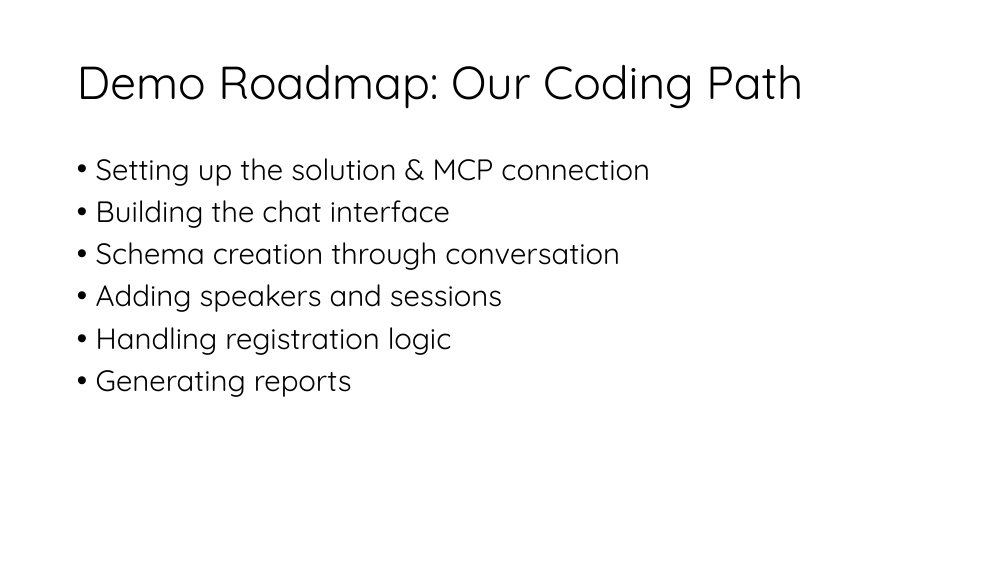
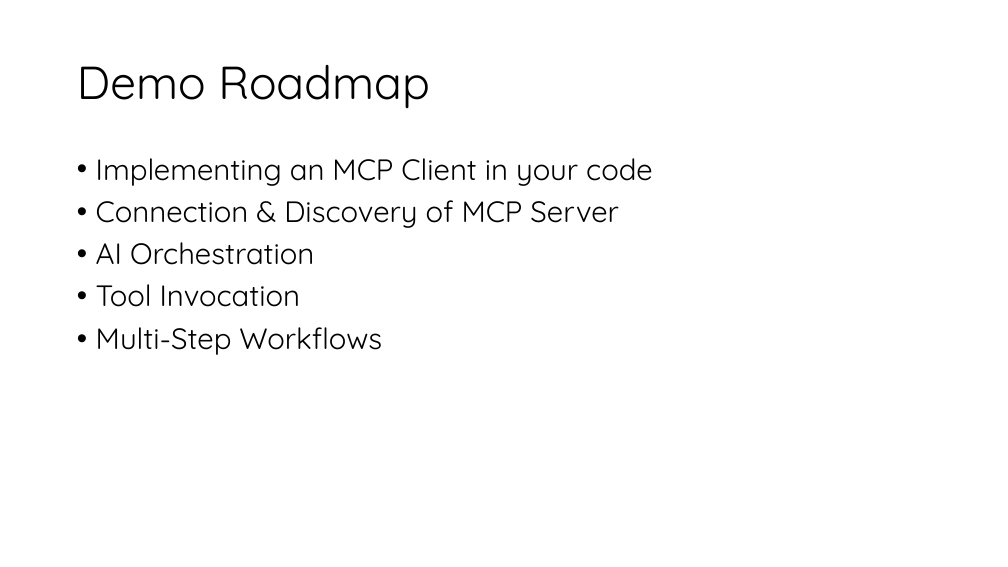
Before and after one commit to nielsberglund/presentations-2025, a slide deck: slide 12 of season-of-ai/mcp/deck/dotnet-mcp.pptx (slide 11 before the commit). Drawn at 1008x567 pixels with LibreOffice and Linux fonts; fonts in the diff are those of the drawing; background and template pictures are left out. Boxes give left, top, right and bottom in pixels: in the first picture for what was removed or moved away, otherwise in the second. Text is boxed around its words. In the diff, an @@ line names an element or a change of style, - is before the commit and + after.

```diff
--- a/season-of-ai/mcp/deck/dotnet-mcp.pptx
+++ b/season-of-ai/mcp/deck/dotnet-mcp.pptx
@@ title at [77,65,430,108]: text changed @@
-Demo Roadmap: Our Coding Path
+Demo Roadmap
@@ text at [96,158,653,355]: text changed @@
-• Setting up the solution & MCP connection
-• Building the chat interface
-• Schema creation through conversation
-• Adding speakers and sessions
-• Handling registration logic
-• Generating reports
+• Implementing an MCP Client in your code
+• Connection & Discovery of MCP Server
+• AI Orchestration
+• Tool Invocation
+• Multi-Step Workflows
```
Also in this commit, not shown: 3 other slides changed, 7 slides added, 5 slides removed, 3 other files.
